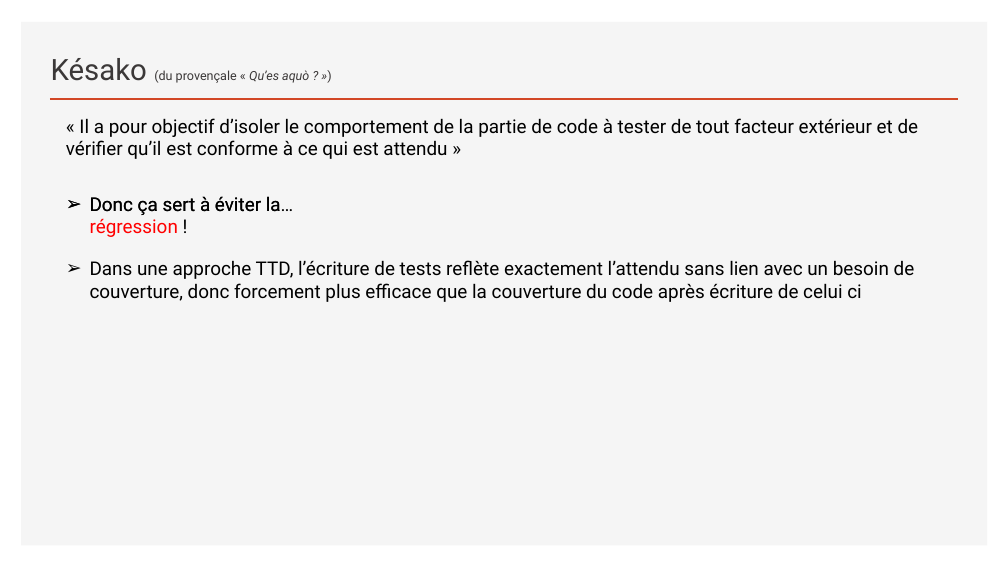
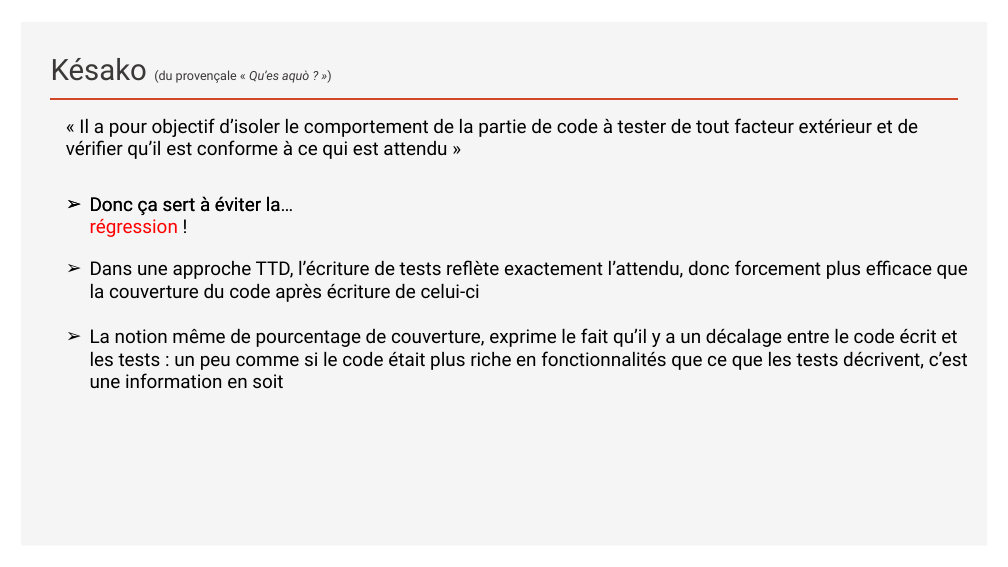
Before and after one commit to sebzuki/junit5, a slide deck: slide 2 of Junit5-TU-BP.pptx. Drawn at 1008x567 pixels with LibreOffice and Linux fonts; fonts in the diff are those of the drawing. Boxes give left, top, right and bottom in pixels: in the first picture for what was removed or moved away, otherwise in the second. Text is boxed around its words. In the diff, an @@ line names an element or a change of style, - is before the commit and + after.

```diff
--- a/Junit5-TU-BP.pptx
+++ b/Junit5-TU-BP.pptx
@@ text at <box>90,260,968,389</box>: text changed @@
-➢ Dans une approche TTD, l’écriture de tests reflète exactement l’attendu sans lien avec un besoin de couverture, donc forcement plus efficace que la couverture du code après écriture de celui ci
+➢ Dans une approche TTD, l’écriture de tests reflète exactement l’attendu, donc forcement plus efficace que la couverture du code après écriture de celui-ci
+➢ La notion même de pourcentage de couverture, exprime le fait qu’il y a un décalage entre le code écrit et les tests : un peu comme si le code était plus riche en fonctionnalités que ce que les tests décrivent, c’est une information en soit
```
Also in this commit, not shown: 1 other slide changed, 2 slides added.
